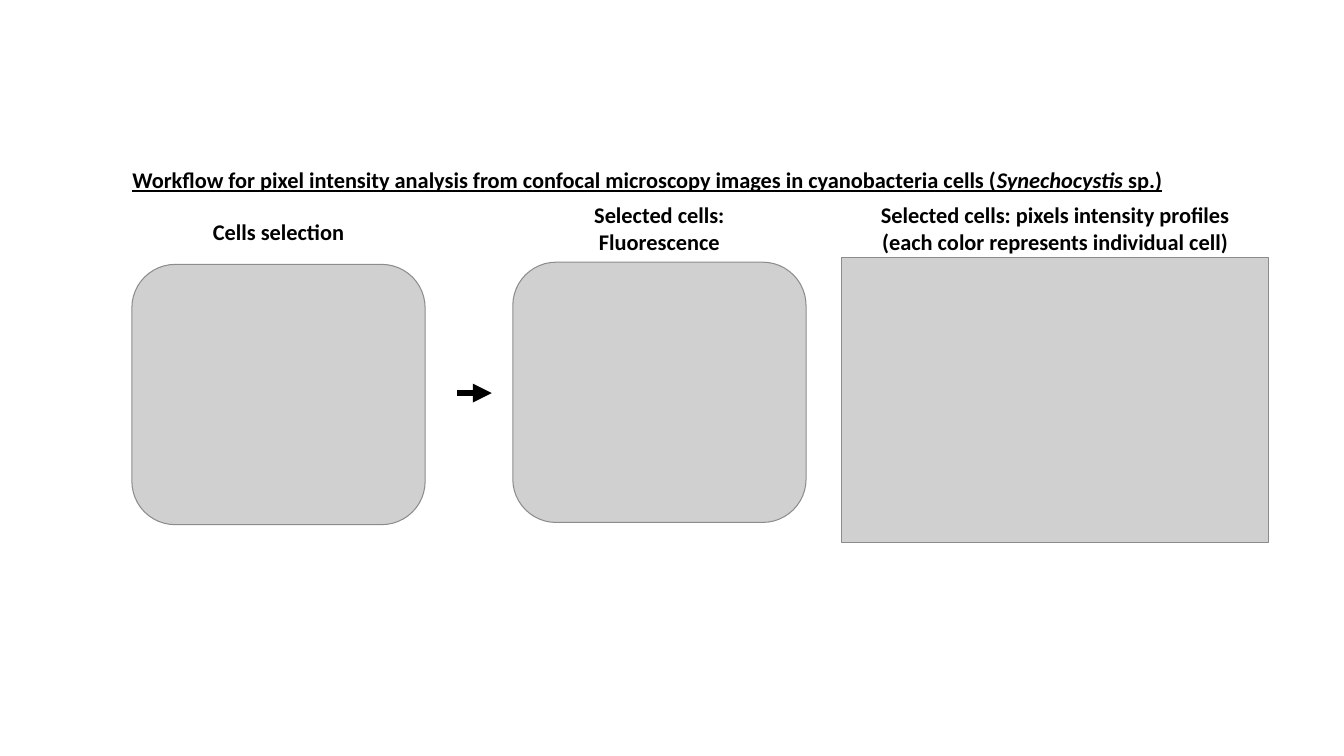
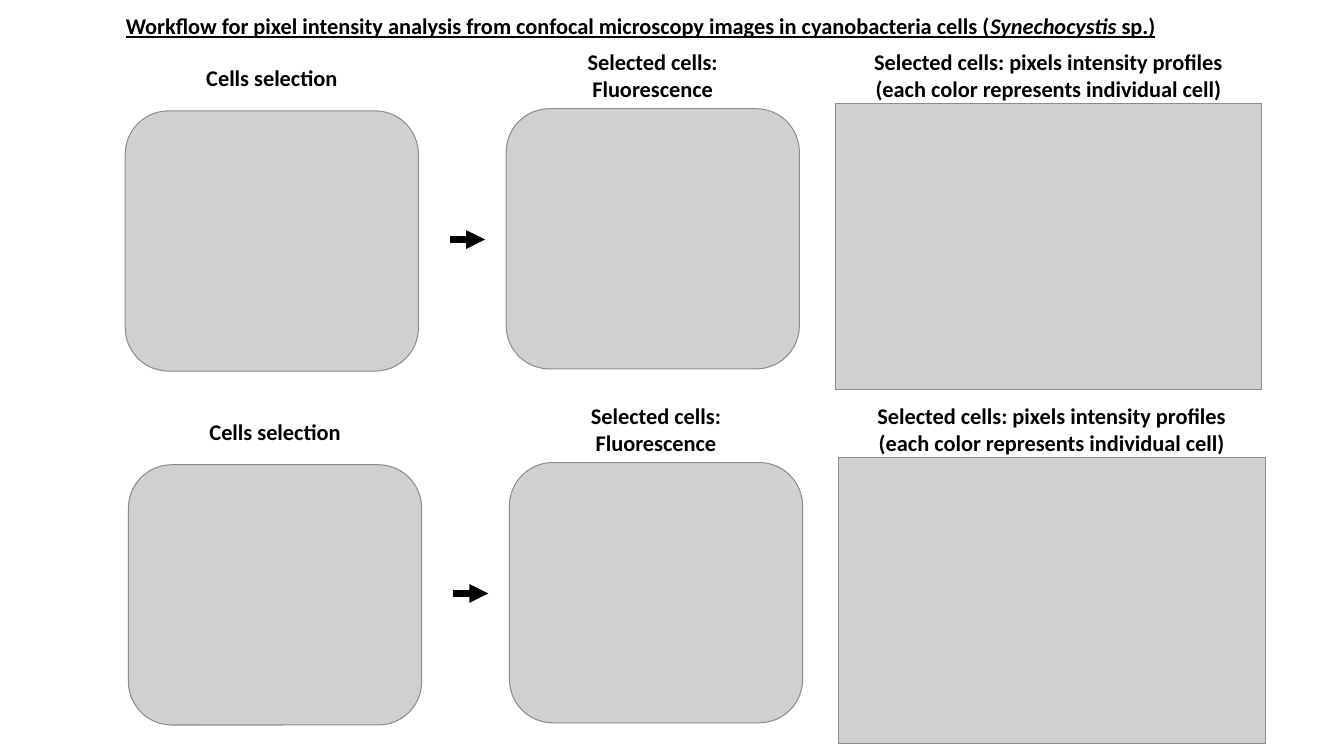
Before and after one commit to Zastupic/cyano-tools, a slide deck: slide 14 of website/static/files/images for website.pptx (slide 13 before the commit). Drawn at 1344x756 pixels with LibreOffice and Linux fonts; fonts in the diff are those of the drawing; grey boxes stand for pictures. Boxes give left, top, right and bottom in pixels: in the first picture for what was removed or moved away, otherwise in the second. Text is boxed around its words. In the diff, an @@ line names an element or a change of style, - is before the commit and + after.

Commit message:
Refactor code structure for improved readability and maintainability (HTML, JS, CSS, updated images, updated example files)

```diff
--- a/website/static/files/images for website.pptx
+++ b/website/static/files/images for website.pptx
@@ 4 texts, 3 pictures, 1 arrow: place and size @@
-4 texts, 3 pictures, 1 arrow at <box>132,171,1268,542</box>
+4 texts, 3 pictures, 1 arrow at <box>125,17,1262,389</box>
@@ group added at <box>104,404,1265,744</box>: 3 pictures, 3 texts, 1 rectangle, 1 arrow @@
+Selected cells:
+Fluorescence
+Selected cells: pixels intensity profiles
+(each color represents individual cell)
+Cells selection
```
Also in this commit, not shown: 4 other slides changed, 1 slide added, 25 other files.
